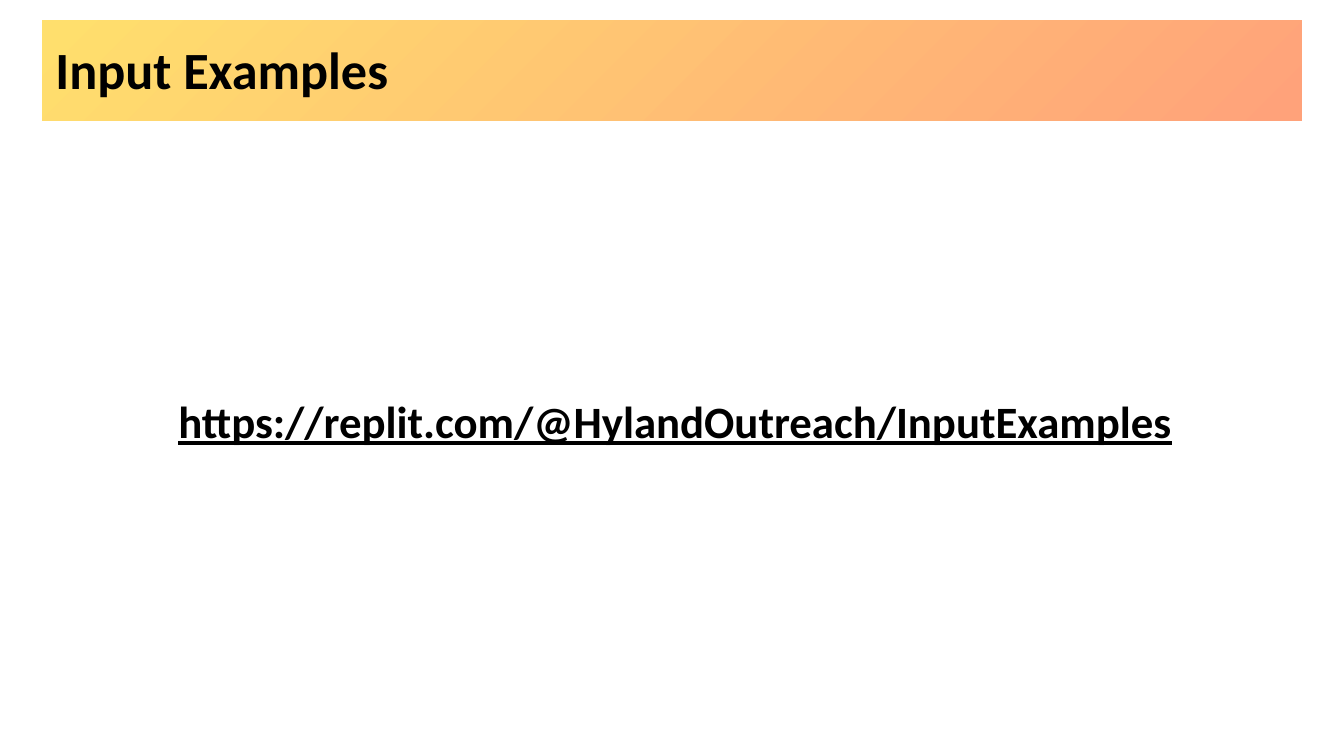
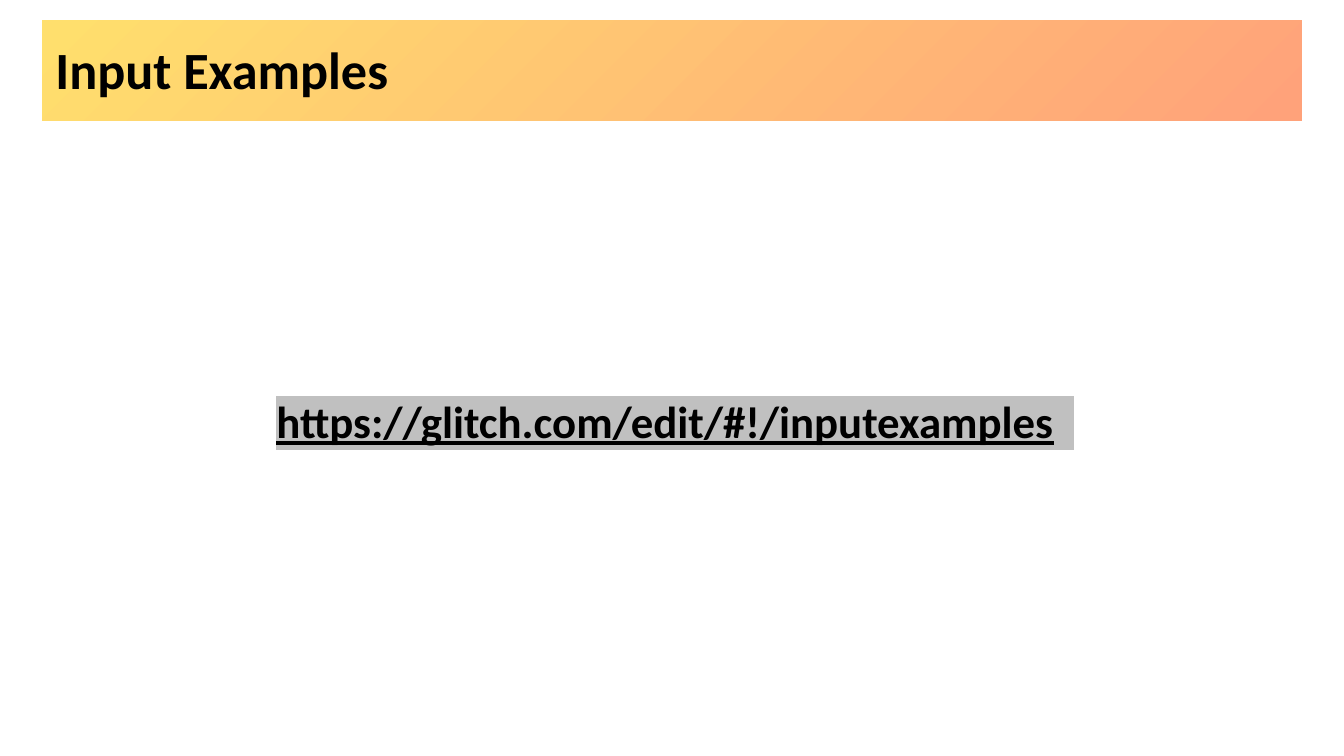
Before and after one commit to hytechclub/web-101, a slide deck: slide 14 of Week03/MoreHtmlElements.pptx. Drawn at 1344x756 pixels with LibreOffice and Linux fonts; fonts in the diff are those of the drawing; background and template pictures are left out. Boxes give left, top, right and bottom in pixels: in the first picture for what was removed or moved away, otherwise in the second. Text is boxed around its words. In the diff, an @@ line names an element or a change of style, - is before the commit and + after.

Commit message:
changed replit links to glitch

```diff
--- a/Week03/MoreHtmlElements.pptx
+++ b/Week03/MoreHtmlElements.pptx
@@ text at box(276, 406, 1052, 446): text changed @@
-https://replit.com/@HylandOutreach/InputExamples
+https://glitch.com/edit/#!/inputexamples
```
Also in this commit, not shown: 2 other slides changed, 16 other files.
